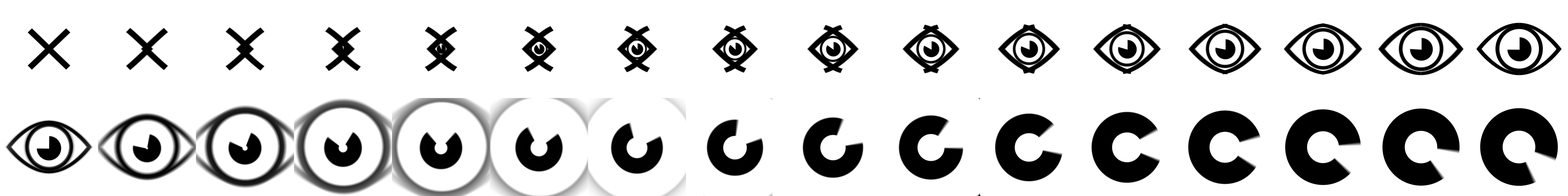
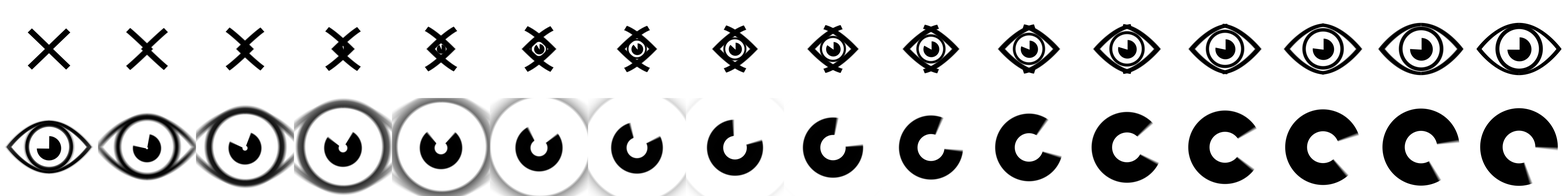
Two versions of the same layered image (1568 × 196). Layer-by-layer changes:
added layer "Layer 3" above "Layer 1" over [686,98,1559,196]
hid "Layer 1" over [703,98,1559,196]
